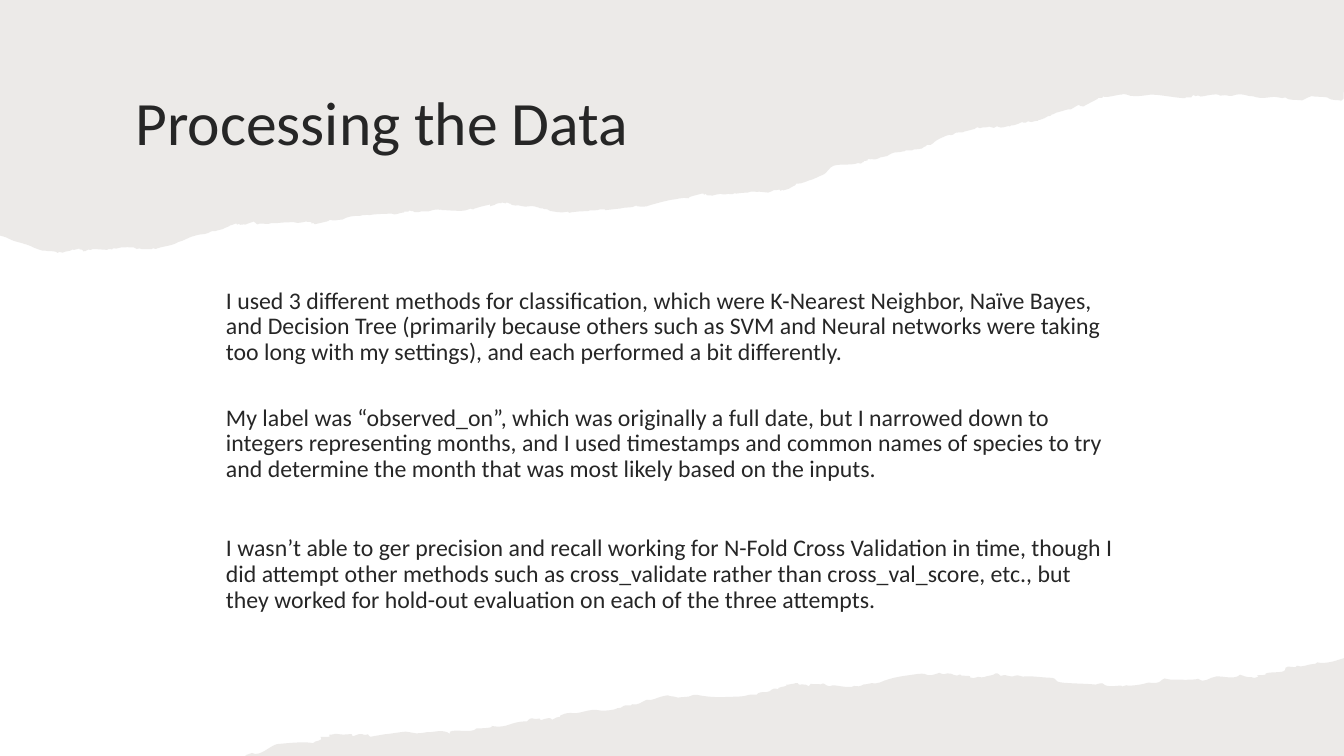
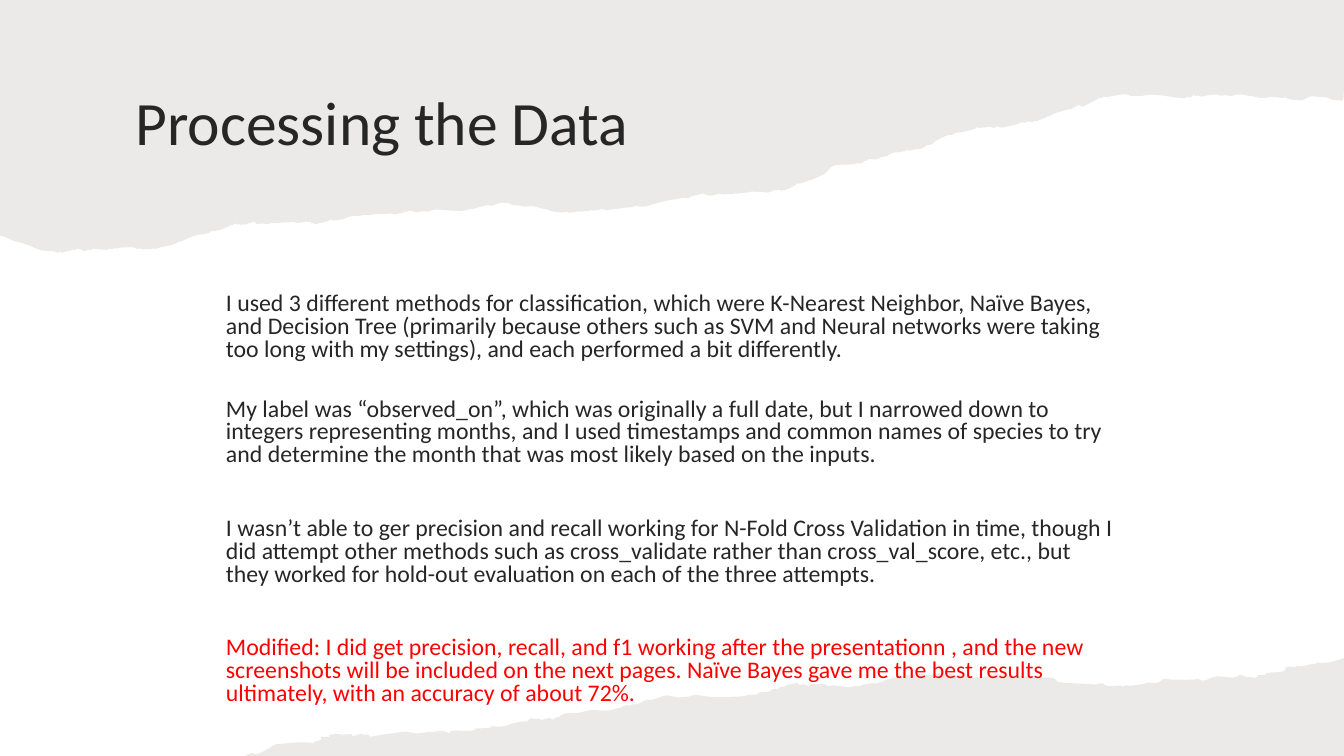
Before and after one commit to swiftzircon/INaturalist-Data-Project-ITMD-522, a slide deck: slide 10 of Presentation.pptx. Drawn at 1344x756 pixels with LibreOffice and Linux fonts; fonts in the diff are those of the drawing. Boxes give left, top, right and bottom in pixels: in the first picture for what was removed or moved away, otherwise in the second. Text is boxed around its words. In the diff, an @@ line names an element or a change of style, - is before the commit and + after.

```diff
--- a/Presentation.pptx
+++ b/Presentation.pptx
@@ text at box(226, 294, 1112, 586): line spacing 0.9 to 0.8 @@
@@ text at box(226, 638, 1083, 705): paragraph added @@
+Modified: I did get precision, recall, and f1 working after the presentationn , and the new screenshots will be included on the next pages. Naïve Bayes gave me the best results ultimately, with an accuracy of about 72%.
```
Also in this commit, not shown: 6 other slides changed, 3 other files.
